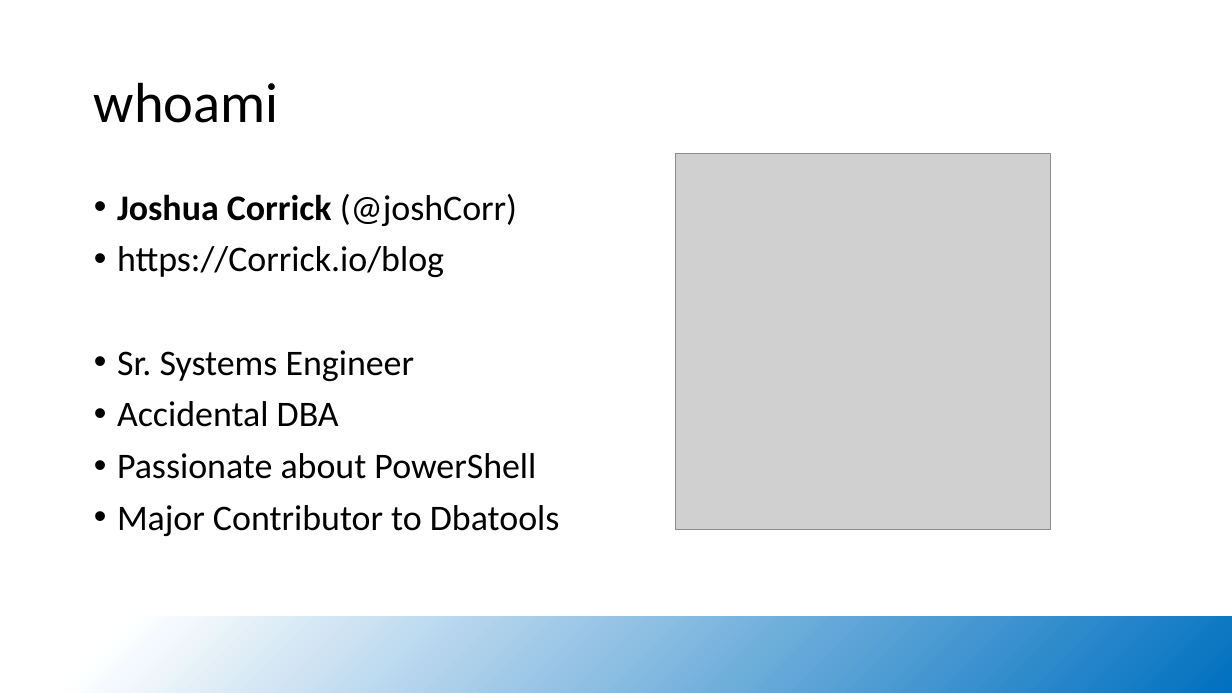
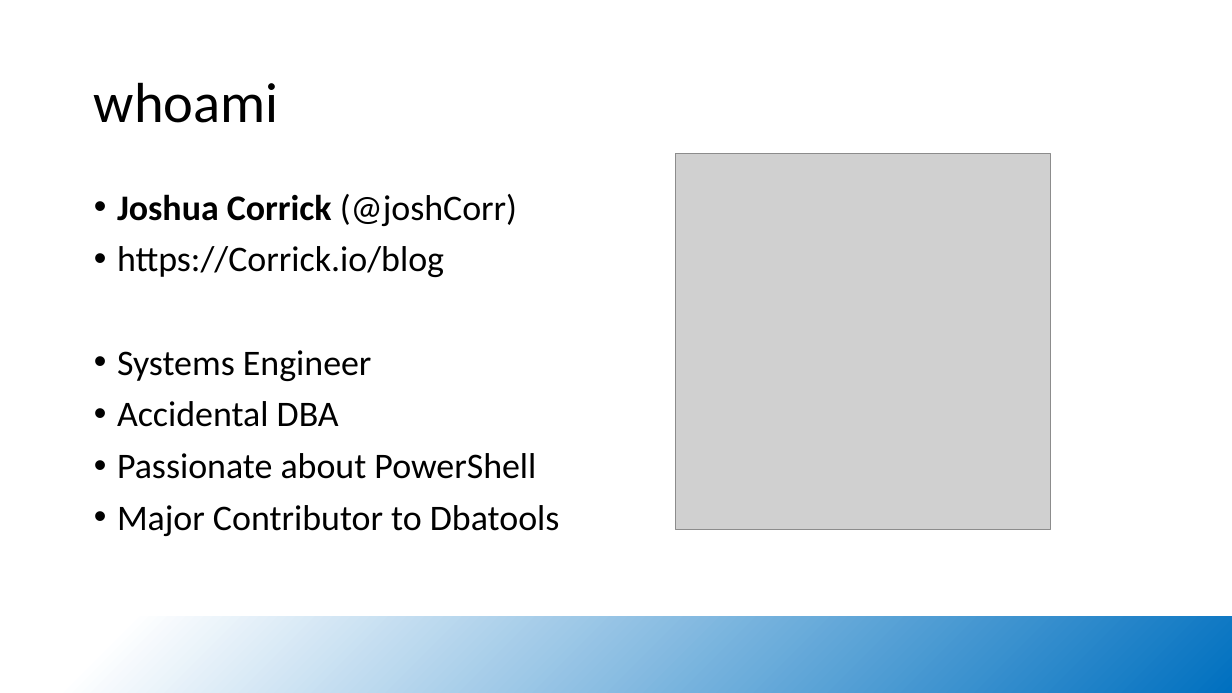
Before and after one commit to dataplat/community-presentations, a slide deck: slide 3 of josh-corrick/UsingDbatoolsToAutomateDeployments.pptx. Drawn at 1232x693 pixels with LibreOffice and Linux fonts; fonts in the diff are those of the drawing; grey boxes stand for pictures; background and template pictures are left out. Boxes give left, top, right and bottom in pixels: in the first picture for what was removed or moved away, otherwise in the second. Text is boxed around its words. In the diff, an @@ line names an element or a change of style, - is before the commit and + after.

```diff
--- a/josh-corrick/UsingDbatoolsToAutomateDeployments.pptx
+++ b/josh-corrick/UsingDbatoolsToAutomateDeployments.pptx
@@ text at <box>117,350,372,381</box>: text changed @@
-• Sr. Systems Engineer
+• Systems Engineer
```
Also in this commit, not shown: 2 other slides changed, 2 slides added, 1 other file.
